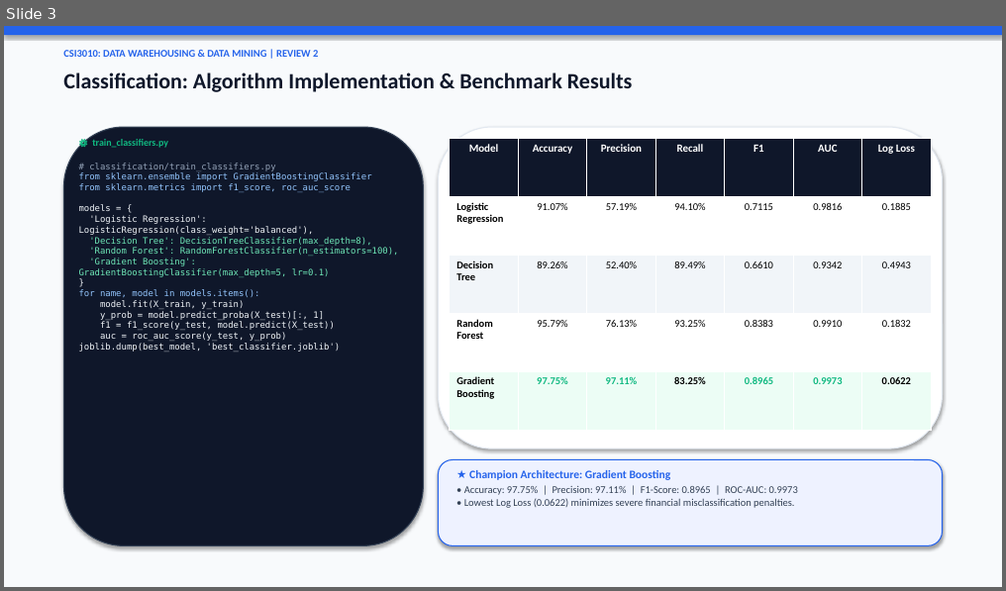
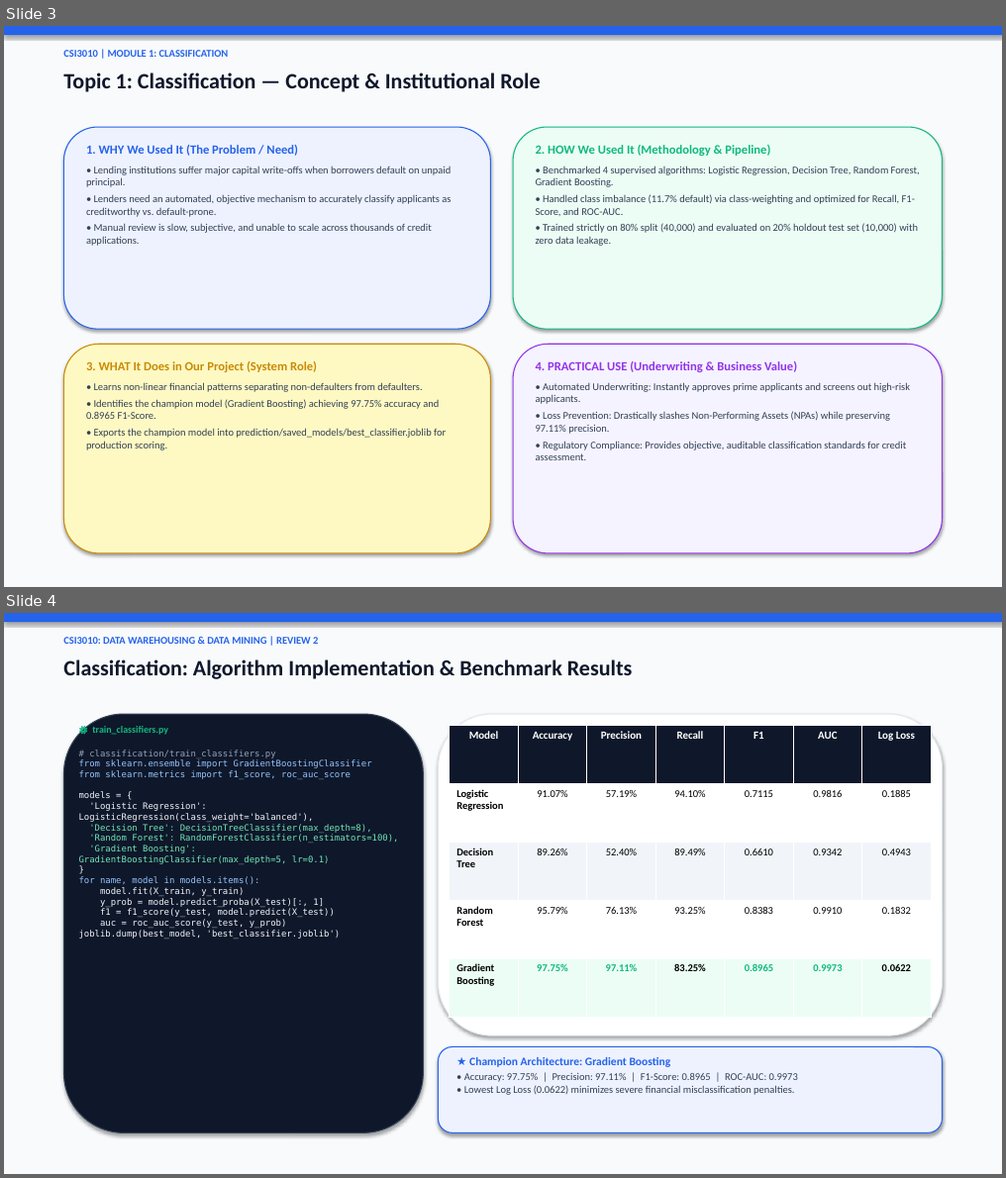
Before and after one commit to MahaprabhuK/Byte_Brigades_Loan_Default, a slide deck: Review2_ByteBrigades_LoanDefault.pptx. Shown one above the other, each under a label of ours: slide 3 before the commit, slides 3 and 4 after it. The pictures are 1006x591 and 1006x1178 pixels, drawn with LibreOffice and Linux fonts; fonts in the diff are those of the drawing. Boxes give left, top, right and bottom in pixels: in the first picture for what was removed or moved away, otherwise in the second. Text is boxed around its words. In the diff, an @@ line names an element or a change of style, - is before the commit and + after.

Commit message:
docs(presentation): add Why/How/What It Does/Practical Use intro slides for all 4 topics

```diff
--- a/Review2_ByteBrigades_LoanDefault.pptx
+++ b/Review2_ByteBrigades_LoanDefault.pptx
@@ slide 3 added at bbox=[4, 26, 1002, 587], background #F8FAFC @@
@@ rectangle added at bbox=[4, 26, 1002, 35], fill #2563EB @@
@@ text added at bbox=[63, 50, 229, 57], 10 pt, text #2563EB, bold @@
+CSI3010 | MODULE 1: CLASSIFICATION
@@ text added at bbox=[63, 73, 540, 92], 21 pt, text #0F172A, bold @@
+Topic 1: Classification — Concept & Institutional Role
@@ rounded rectangle added at bbox=[63, 127, 491, 329], fill #EEF2FF, outline #2563EB 1 pt @@
@@ rounded rectangle added at bbox=[513, 127, 943, 329], fill #ECFDF5, outline #10B981 1 pt @@
@@ text added at bbox=[86, 145, 450, 246], 10 pt, text #334155 @@
+1. WHY We Used It (The Problem / Need)
+• Lending institutions suffer major capital write-offs when borrowers default on unpaid principal.
+• Lenders need an automated, objective mechanism to accurately classify applicants as creditworthy vs. default-prone.
+• Manual review is slow, subjective, and unable to scale across thousands of credit applications.
@@ text added at bbox=[536, 145, 920, 246], 10 pt, text #334155 @@
+2. HOW We Used It (Methodology & Pipeline)
+• Benchmarked 4 supervised algorithms: Logistic Regression, Decision Tree, Random Forest, Gradient Boosting.
+• Handled class imbalance (11.7% default) via class-weighting and optimized for Recall, F1-Score, and ROC-AUC.
+• Trained strictly on 80% split (40,000) and evaluated on 20% holdout test set (10,000) with zero data leakage.
@@ rounded rectangle added at bbox=[63, 344, 491, 554], fill #FEF9C3, outline #CA8A04 1 pt @@
@@ rounded rectangle added at bbox=[513, 344, 943, 554], fill #F5F3FF, outline #9333EA 1 pt @@
@@ text added at bbox=[86, 362, 446, 451], 10 pt, text #334155 @@
+3. WHAT It Does in Our Project (System Role)
+• Learns non-linear financial patterns separating non-defaulters from defaulters.
+• Identifies the champion model (Gradient Boosting) achieving 97.75% accuracy and 0.8965 F1-Score.
+• Exports the champion model into prediction/saved_models/best_classifier.joblib for production scoring.
@@ text added at bbox=[536, 362, 910, 461], 10 pt, text #334155 @@
+4. PRACTICAL USE (Underwriting & Business Value)
+• Automated Underwriting: Instantly approves prime applicants and screens out high-risk applicants.
+• Loss Prevention: Drastically slashes Non-Performing Assets (NPAs) while preserving 97.11% precision.
+• Regulatory Compliance: Provides objective, auditable classification standards for credit assessment.
@@ what was slide 3 is now slide 4 @@
```
Also in this commit, not shown: 3 slides changed, 3 other slides added, 1 other file.
